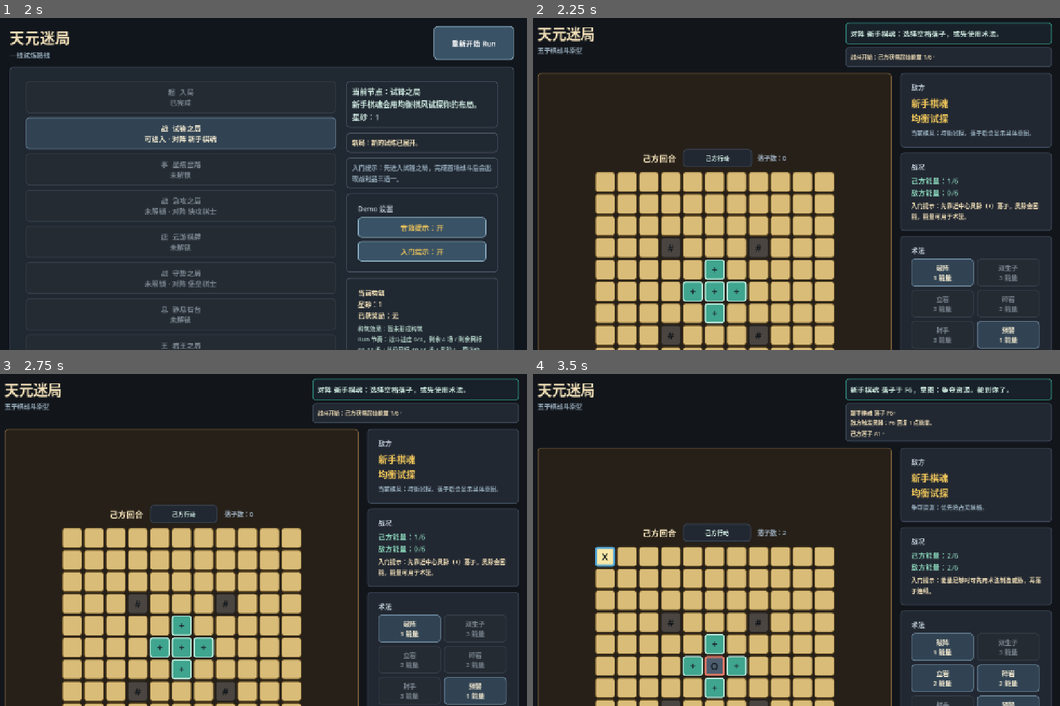
Above: before the commit, frames 1-4 (two rows, left to right).
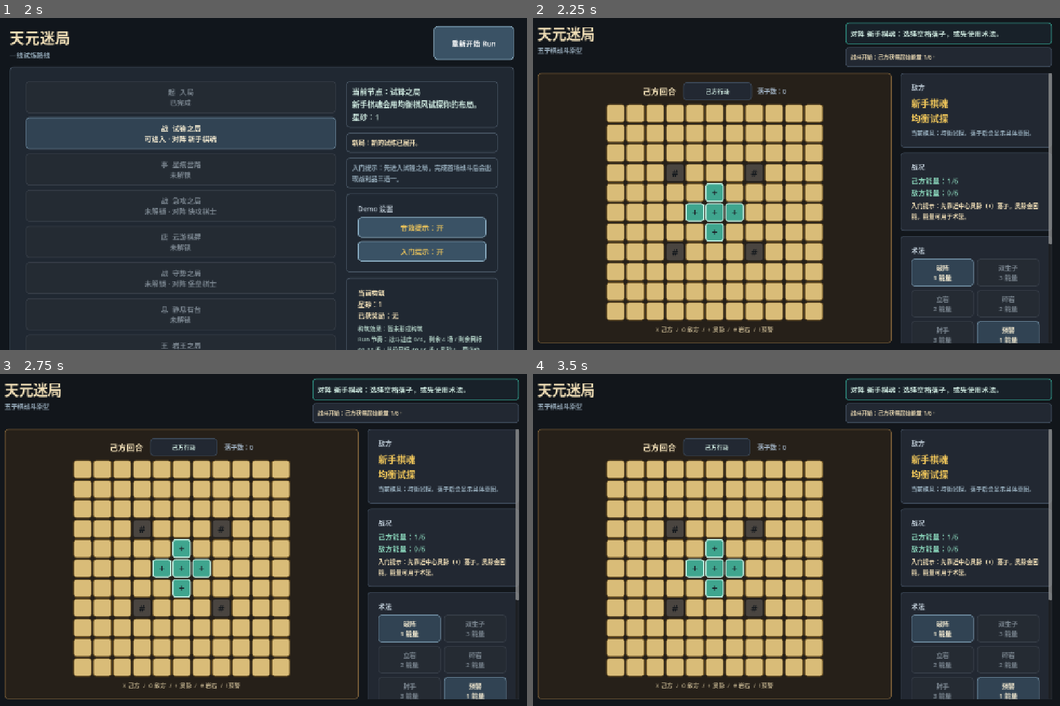
Above: after the commit, the same moments.

Repository: eason522/game
Game: Godot game, scene res://scenes/roguelike/RunMapScene.tscn
Two runs of this game, one before a commit and one after it. Both use one fixed random seed, a clock stepped at 60 frames per second and the inputs below.
Inputs (mouse positions are in pixels of both pictures, inside the frame that each line leads up to):
- Up to frame 1 (2 s): click "重新开始 Run" at 0.5 s; click "重新开始 Run" at 1.25 s
- Up to frame 2 (2.25 s): click "战 试锋之局 可进入 · 对阵 新手棋魂" at 2 s
- Up to frame 3 (2.75 s): no input
- Up to frame 4 (3.5 s): click (606, 536) at 2.77 s

Frame 1 is identical in both runs. In frame 2, 25% of the frame differs, in the area x 0-99%, y 16-100%; in frame 3, 25%; in frame 4, 34%, in the area x 0-99%, y 3-100%.

Commit message:
Fix battle board layout clipping

Diff:
--- a/scripts/game/BattleScene.gd
+++ b/scripts/game/BattleScene.gd
@@ -1,7 +1,8 @@
 extends Control
 
 const BOARD_SIZE := 11
-const CELL_SIZE := Vector2(48, 48)
+const CELL_SIZE := Vector2(44, 44)
+const BOARD_GRID_GAP := 3
 const BASE_ENERGY_MAX := 6
 const ROCK_BOSS_ROCK_INTERVAL := 3
 const RUN_MAP_SCENE_PATH := "res://scenes/roguelike/RunMapScene.tscn"
@@ -303,15 +304,15 @@
 	content.add_child(board_panel)
 
 	var board_margin := MarginContainer.new()
-	board_margin.add_theme_constant_override("margin_left", 20)
-	board_margin.add_theme_constant_override("margin_top", 18)
-	board_margin.add_theme_constant_override("margin_right", 20)
-	board_margin.add_theme_constant_override("margin_bottom", 18)
+	board_margin.add_theme_constant_override("margin_left", 16)
+	board_margin.add_theme_constant_override("margin_top", 12)
+	board_margin.add_theme_constant_override("margin_right", 16)
+	board_margin.add_theme_constant_override("margin_bottom", 12)
 	board_panel.add_child(board_margin)
 
 	var board_box := VBoxContainer.new()
-	board_box.alignment = BoxContainer.ALIGNMENT_CENTER
-	board_box.add_theme_constant_override("separation", 12)
+	board_box.alignment = BoxContainer.ALIGNMENT_BEGIN
+	board_box.add_theme_constant_override("separation", 10)
 	board_margin.add_child(board_box)
 
 	var board_header := HBoxContainer.new()
@@ -344,8 +345,8 @@
 	board_grid.columns = BOARD_SIZE
 	board_grid.size_flags_horizontal = Control.SIZE_SHRINK_CENTER
 	board_grid.size_flags_vertical = Control.SIZE_SHRINK_CENTER
-	board_grid.add_theme_constant_override("h_separation", 4)
-	board_grid.add_theme_constant_override("v_separation", 4)
+	board_grid.add_theme_constant_override("h_separation", BOARD_GRID_GAP)
+	board_grid.add_theme_constant_override("v_separation", BOARD_GRID_GAP)
 	board_box.add_child(board_grid)
 
 	var legend := Label.new()
@@ -355,11 +356,16 @@
 	legend.add_theme_color_override("font_color", Color("#b6a785"))
 	board_box.add_child(legend)
 
+	var sidebar_scroll := ScrollContainer.new()
+	sidebar_scroll.custom_minimum_size = Vector2(360, 0)
+	sidebar_scroll.size_flags_vertical = Control.SIZE_EXPAND_FILL
+	content.add_child(sidebar_scroll)
+
 	var sidebar := VBoxContainer.new()
 	sidebar.custom_minimum_size = Vector2(360, 0)
-	sidebar.size_flags_vertical = Control.SIZE_EXPAND_FILL
+	sidebar.size_flags_horizontal = Control.SIZE_EXPAND_FILL
 	sidebar.add_theme_constant_override("separation", 12)
-	content.add_child(sidebar)
+	sidebar_scroll.add_child(sidebar)
 
 	var enemy_panel := _create_side_panel(sidebar, "敌方")
 
--- a/tests/battle_feedback_smoke.gd
+++ b/tests/battle_feedback_smoke.gd
@@ -45,6 +45,23 @@
 		failures.append("battle feedback: expected turn rhythm label to exist")
 	elif not scene.turn_rhythm_label.text.contains("己方行动"):
 		failures.append("battle feedback: expected initial rhythm label to show player action")
+
+	if scene.board_grid == null:
+		failures.append("battle feedback: expected board grid to exist")
+	else:
+		var board_bottom: float = scene.board_grid.global_position.y + scene.board_grid.size.y
+		var viewport_height: float = scene.get_viewport_rect().size.y
+
+		if board_bottom > viewport_height - 16.0:
+			failures.append("battle feedback: expected full board to fit vertically in the default viewport")
+
+		if scene.cells.is_empty() or scene.cells[0].is_empty():
+			failures.append("battle feedback: expected board cells to exist")
+		else:
+			var first_cell: Button = scene.cells[0][0]
+
+			if first_cell.custom_minimum_size.x > 44.0 or first_cell.custom_minimum_size.y > 44.0:
+				failures.append("battle feedback: expected compact board cells for default viewport fit")
 
 	if scene.tutorial_hint_label == null:
 		failures.append("battle feedback: expected tutorial hint label to exist")
Not shown, changed: DEVELOPMENT_PLAN.md
